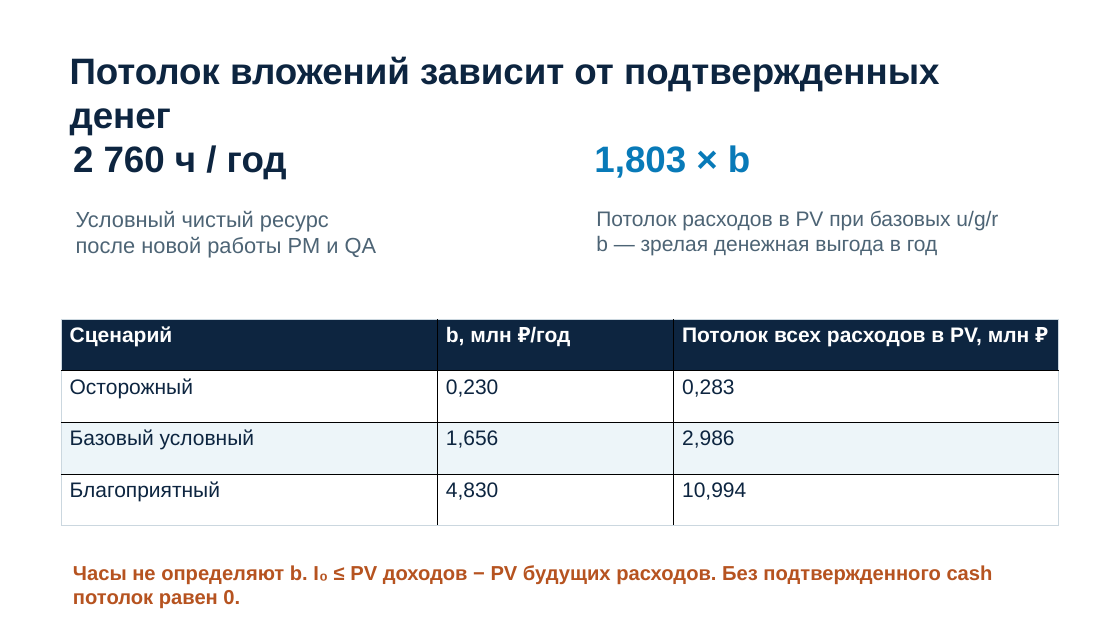
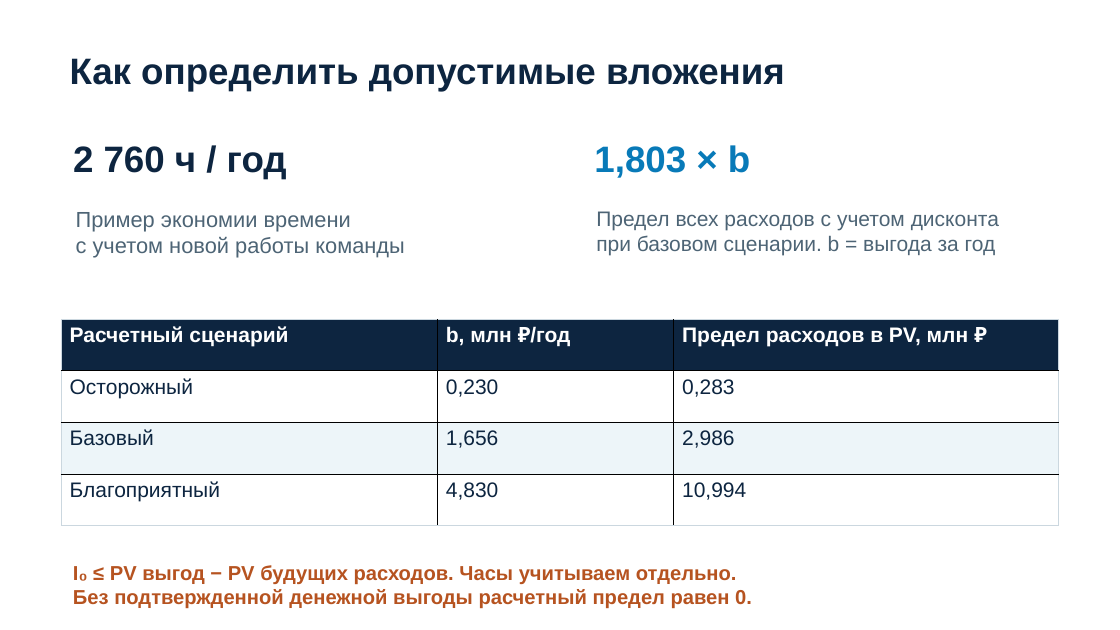
Before and after one commit to egorbaranos-max/intelligence-cup-feedback-agent, a slide deck: slide 9 of submission/presentation.pptx. Drawn at 1120x630 pixels with LibreOffice and Linux fonts; fonts in the diff are those of the drawing. Boxes give left, top, right and bottom in pixels: in the first picture for what was removed or moved away, otherwise in the second. Text is boxed around its words. In the diff, an @@ line names an element or a change of style, - is before the commit and + after.

```diff
--- a/submission/presentation.pptx
+++ b/submission/presentation.pptx
@@ text at bbox=[70, 58, 785, 91]: text changed @@
-Потолок вложений зависит от подтвержденных денег
+Как определить допустимые вложения
@@ text at bbox=[76, 212, 405, 258]: text changed @@
-Условный чистый ресурс
-после новой работы PM и QA
+Пример экономии времени
+с учетом новой работы команды
@@ text at bbox=[596, 211, 999, 256]: text changed @@
-Потолок расходов в PV при базовых u/g/r
-b — зрелая денежная выгода в год
+Предел всех расходов с учетом дисконта
+при базовом сценарии. b = выгода за год
@@ table at bbox=[61, 319, 1059, 526] @@
-row 1, column 1: Сценарий
+row 1, column 1: Расчетный сценарий
-row 1, column 3: Потолок всех расходов в PV, млн ₽
+row 1, column 3: Предел расходов в PV, млн ₽
-row 3, column 1: Базовый условный
+row 3, column 1: Базовый
@@ text at bbox=[73, 565, 752, 609]: text changed @@
-Часы не определяют b. I₀ ≤ PV доходов − PV будущих расходов. Без подтвержденного cash потолок равен 0.
+I₀ ≤ PV выгод − PV будущих расходов. Часы учитываем отдельно.
+Без подтвержденной денежной выгоды расчетный предел равен 0.
```
Also in this commit, not shown: 9 other slides changed, 13 other files.
